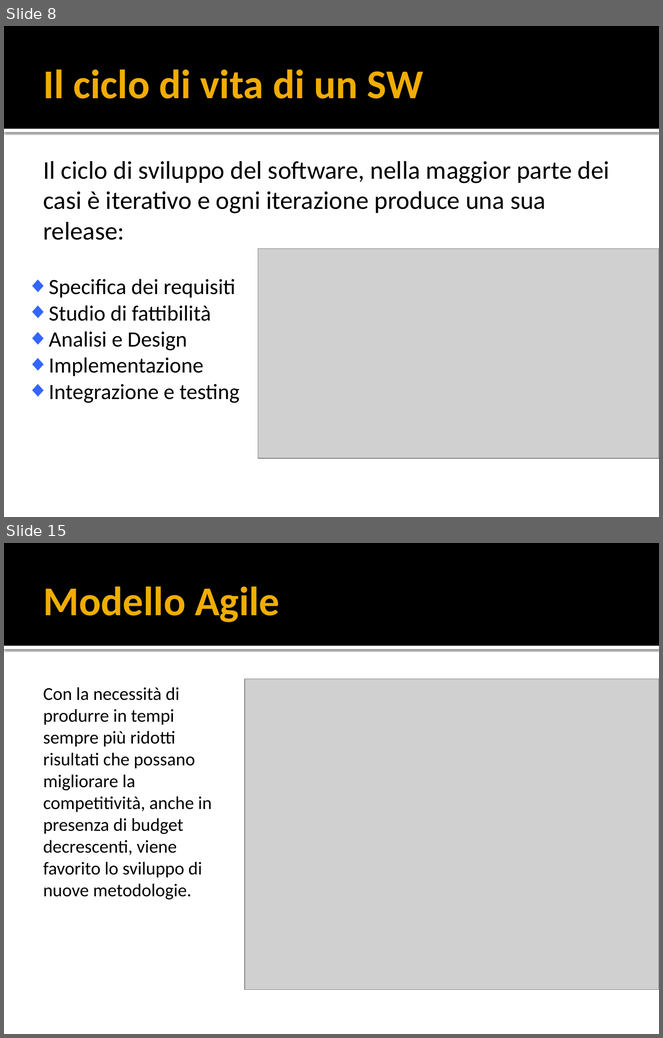
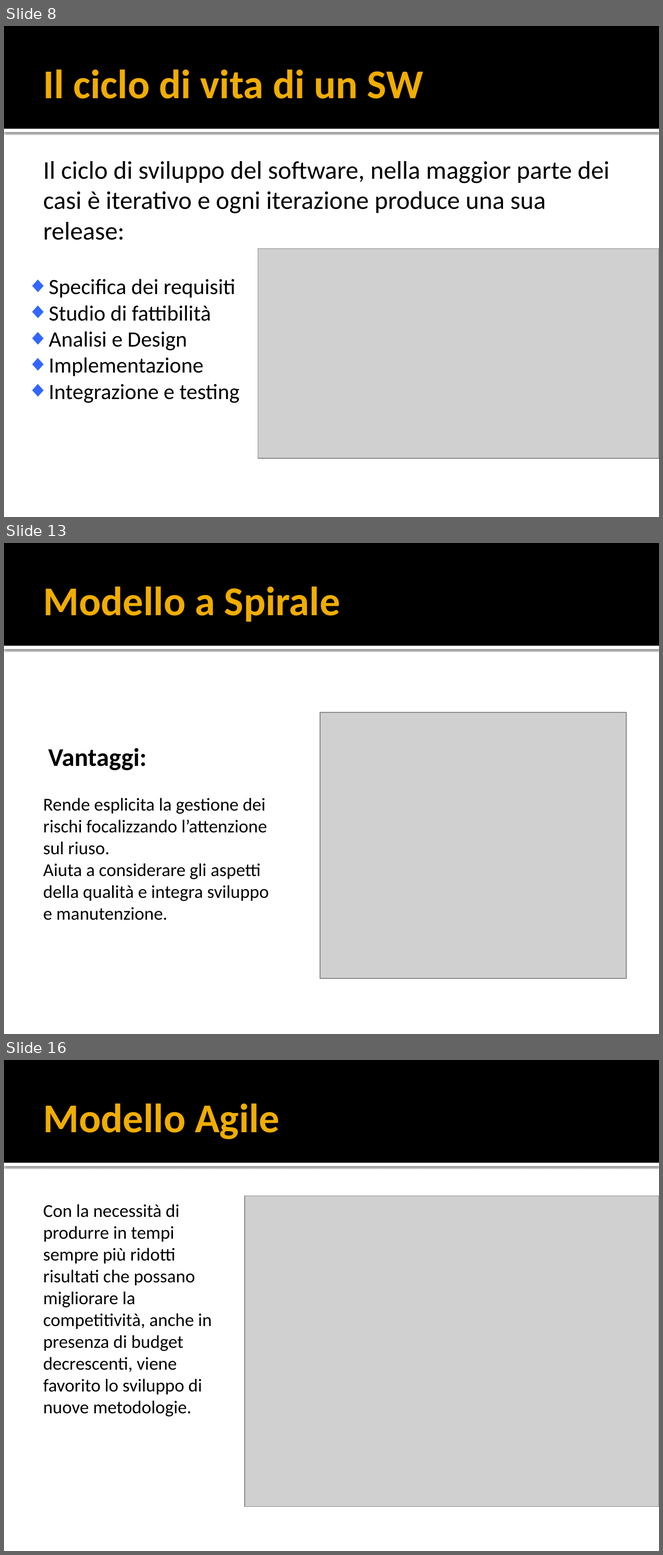
Before and after one commit to yan0z/ISW, a slide deck: Quesito 6 Team/Presentation1.pptx. Shown one above the other, each under a label of ours: slides 8 and 15 before the commit, slides 8, 13 and 16 after it; the slides between them are not shown. The pictures are 663x1038 and 663x1555 pixels, drawn with LibreOffice and Linux fonts; fonts in the diff are those of the drawing; grey boxes stand for pictures. Boxes give left, top, right and bottom in pixels: in the first picture for what was removed or moved away, otherwise in the second. Text is boxed around its words. In the diff, an @@ line names an element or a change of style, - is before the commit and + after.

```diff
--- a/Quesito 6 Team/Presentation1.pptx
+++ b/Quesito 6 Team/Presentation1.pptx
@@ slide 13 added at bbox=[4, 543, 659, 1034], background #FFFFFF; not listed: 2 template elements that a slide beside it also shows @@
@@ title added at bbox=[44, 586, 340, 622], 45 pt, text #F0AD00, bold @@
+Modello a Spirale
@@ picture added at bbox=[321, 713, 626, 979] @@
@@ text added at bbox=[48, 748, 146, 771], 28 pt, text #000000, bold @@
+Vantaggi:
@@ text added at bbox=[43, 798, 269, 921], 20 pt, text #000000 @@
+Rende esplicita la gestione dei rischi focalizzando l’attenzione sul riuso.
+Aiuta a considerare gli aspetti della qualità e integra sviluppo e manutenzione.
@@ what was slide 15 is now slide 16 @@
```
Also in this commit, not shown: 7 slides changed, 6 other slides added, 10 slides removed.
